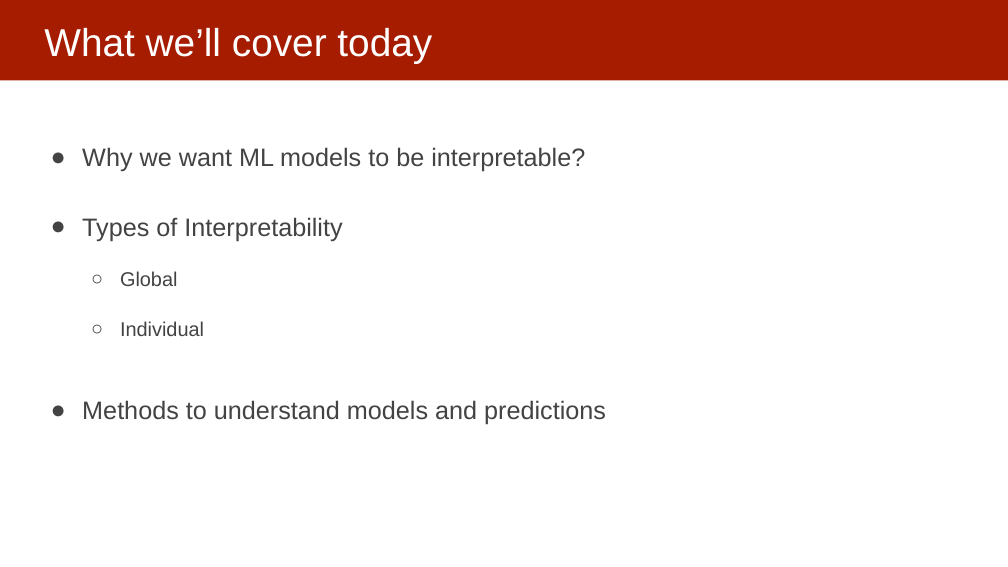
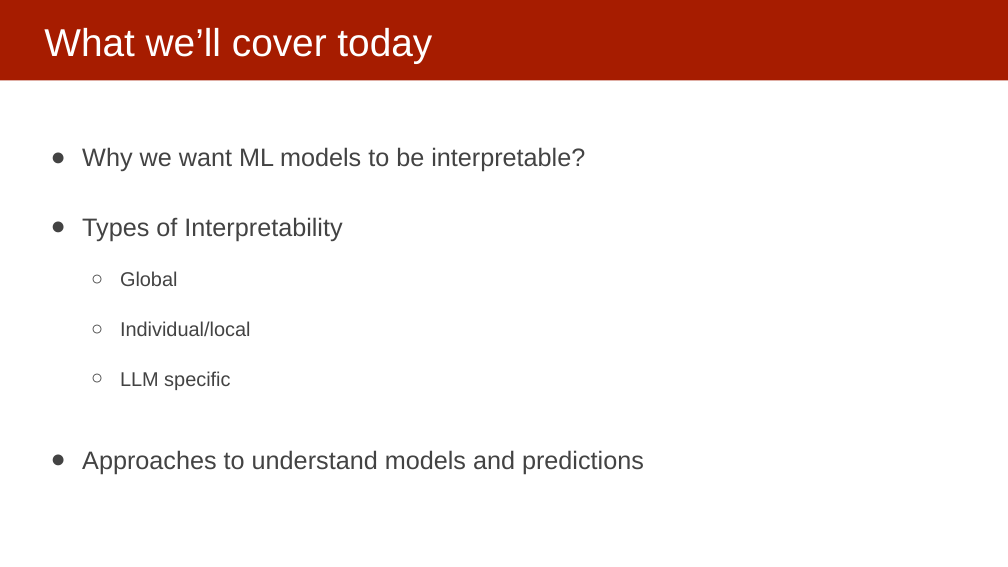
Before and after one commit to dssg/mlforpublicpolicylab, a slide deck: slide 6 of Lectures/16-interpretability-part-1.pptx. Drawn at 1008x567 pixels with LibreOffice and Linux fonts; fonts in the diff are those of the drawing. Boxes give left, top, right and bottom in pixels: in the first picture for what was removed or moved away, otherwise in the second. Text is boxed around its words. In the diff, an @@ line names an element or a change of style, - is before the commit and + after.

```diff
--- a/Lectures/16-interpretability-part-1.pptx
+++ b/Lectures/16-interpretability-part-1.pptx
@@ text at (x1=82, y1=321, x2=644, y2=475): text changed @@
-  ○ Individual
-● Methods to understand models and predictions
+  ○ Individual/local
+  ○ LLM specific
+● Approaches to understand models and predictions
```
Also in this commit, not shown: 11 other slides changed, 5 slides added, 4 slides removed.
